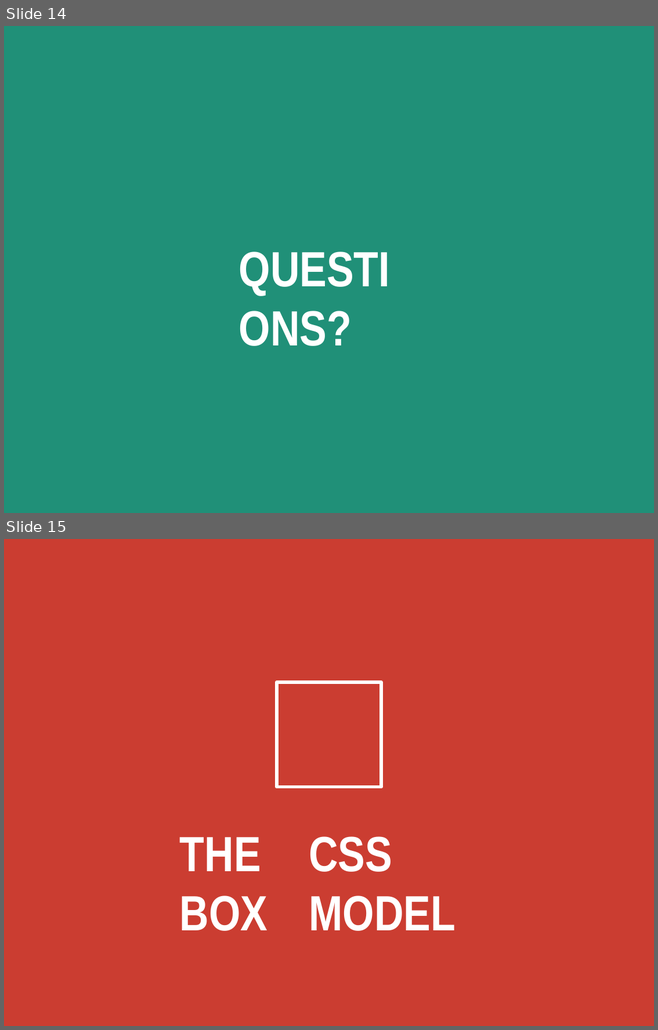
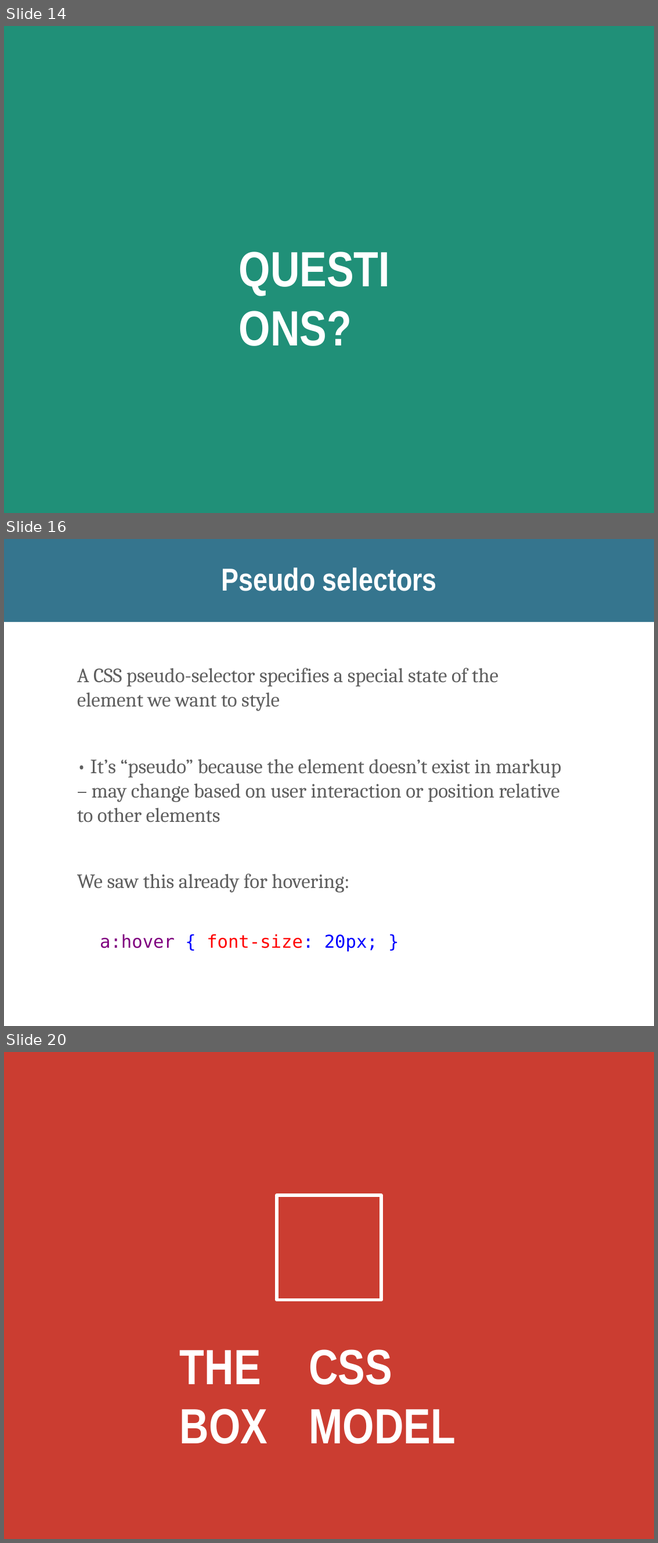
Before and after one commit to kweeket/kweeket.github.io, a slide deck: slides/week-3.pptx. Shown one above the other, each under a label of ours: slides 14 and 15 before the commit, slides 14, 16 and 20 after it; the slides between them are not shown. The pictures are 658x1030 and 658x1543 pixels, drawn with LibreOffice and Linux fonts; fonts in the diff are those of the drawing. Boxes give left, top, right and bottom in pixels: in the first picture for what was removed or moved away, otherwise in the second. Text is boxed around its words. In the diff, an @@ line names an element or a change of style, - is before the commit and + after.

```diff
--- a/slides/week-3.pptx
+++ b/slides/week-3.pptx
@@ slide 16 added at box(4, 539, 654, 1026), background #FFFFFF @@
@@ freeform shape added at box(4, 539, 654, 622), fill #35758E @@
@@ title added at box(221, 567, 437, 591), 50 pt, text #FFFFFF, bold @@
+Pseudo selectors
@@ text added at box(77, 668, 561, 952), 32 pt, text #5F5F5F @@
+A CSS pseudo-selector specifies a special state of the element we want to style
+• It’s “pseudo” because the element doesn’t exist in markup – may change based on user interaction or position relative to other elements
+We saw this already for hovering:
+  a:hover { font-size: 20px; }
@@ what was slide 15 is now slide 20 @@
```
Also in this commit, not shown: 1 slide changed, 5 other slides added, 7 slides removed, 2 other files.
